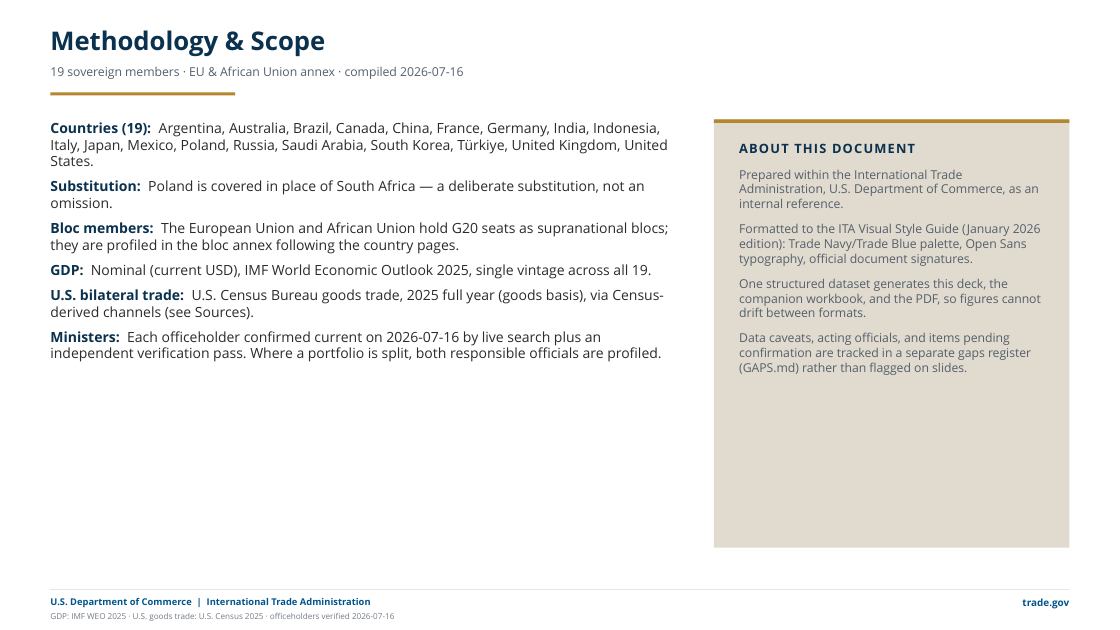
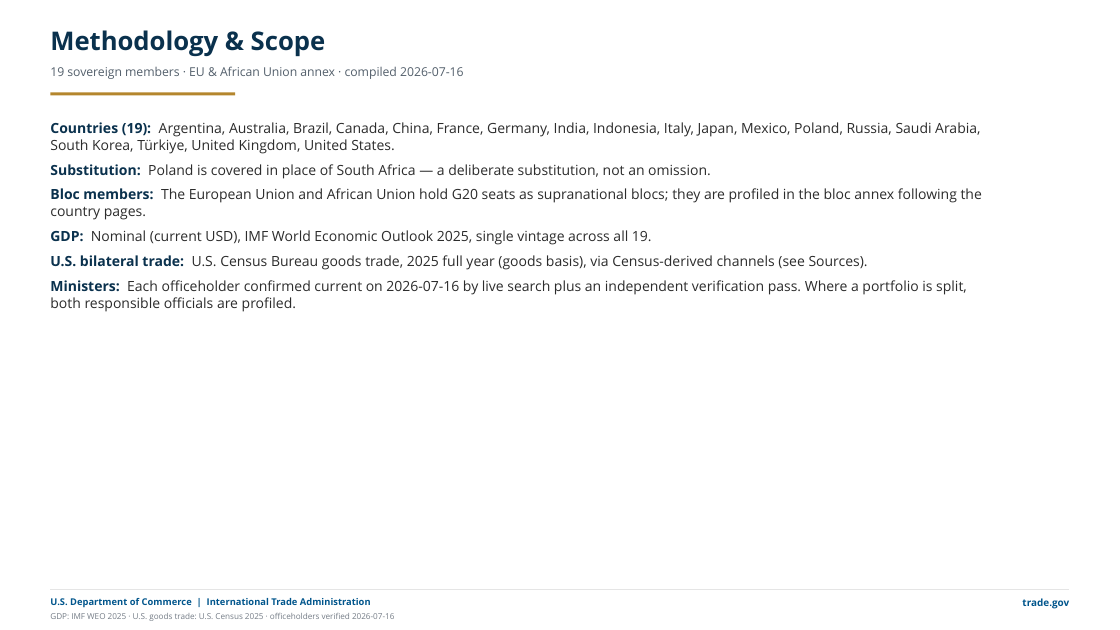
Before and after one commit to jsilbs18-cloud/Photo, a slide deck: slide 2 of output/g20-ministers-trade-deck.pptx. Drawn at 1120x630 pixels with LibreOffice and Linux fonts; fonts in the diff are those of the drawing. Boxes give left, top, right and bottom in pixels: in the first picture for what was removed or moved away, otherwise in the second. Text is boxed around its words. In the diff, an @@ line names an element or a change of style, - is before the commit and + after.

```diff
--- a/output/g20-ministers-trade-deck.pptx
+++ b/output/g20-ministers-trade-deck.pptx
@@ text "Countries (19): Argentina, Australia, Brazil, ..." rewrapped from (x1=50, y1=122, x2=669, y2=362) to (x1=50, y1=122, x2=982, y2=312) @@
@@ rectangle removed at (x1=714, y1=119, x2=1070, y2=548) @@
@@ rectangle removed at (x1=714, y1=119, x2=1070, y2=123) @@
@@ text removed at (x1=739, y1=143, x2=1041, y2=375) @@
-ABOUT THIS DOCUMENT
-Prepared within the International Trade Administration, U.S. Department of Commerce, as an internal reference.
-Formatted to the ITA Visual Style Guide (January 2026 edition): Trade Navy/Trade Blue palette, Open Sans typography, official document signatures.
-One structured dataset generates this deck, the companion workbook, and the PDF, so figures cannot drift between formats.
-Data caveats, acting officials, and items pending confirmation are tracked in a separate gaps register (GAPS.md) rather than flagged on slides.
```
Also in this commit, not shown: 22 other slides changed, 11 other files.
